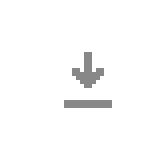
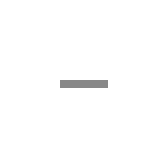
Before/after of a 168x168 layered artwork. What changed in the layer stack:
hid "Layer 3" over [64, 52, 112, 108]
showed "menos", painted on it over [60, 80, 108, 88]
